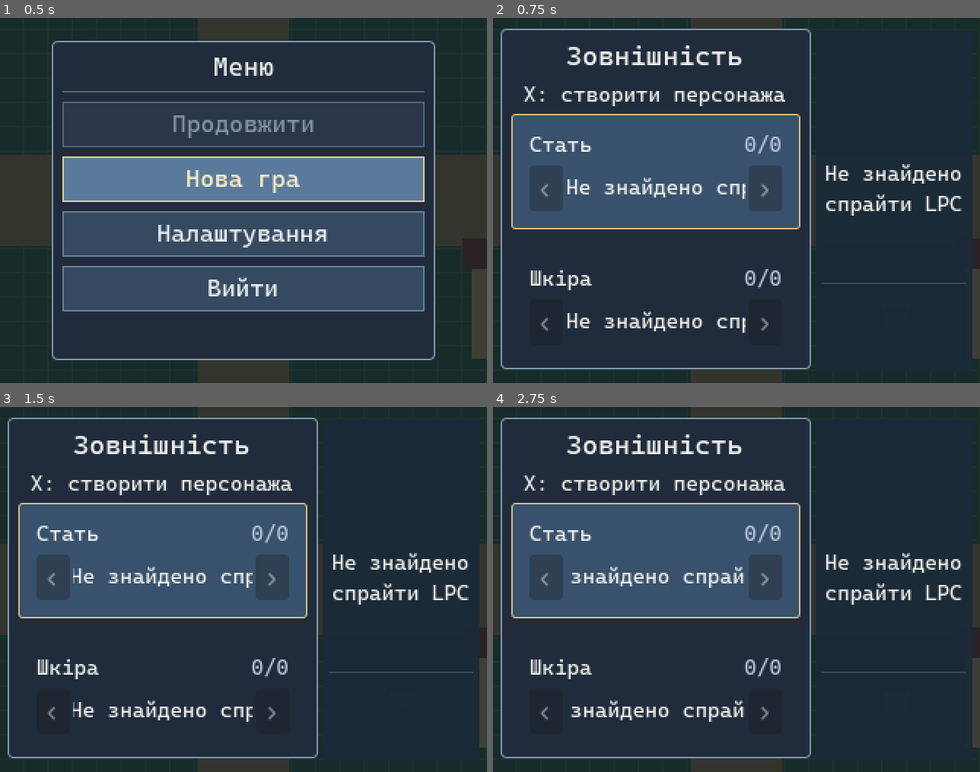
Above: before the commit, frames 1-4 (two rows, left to right).
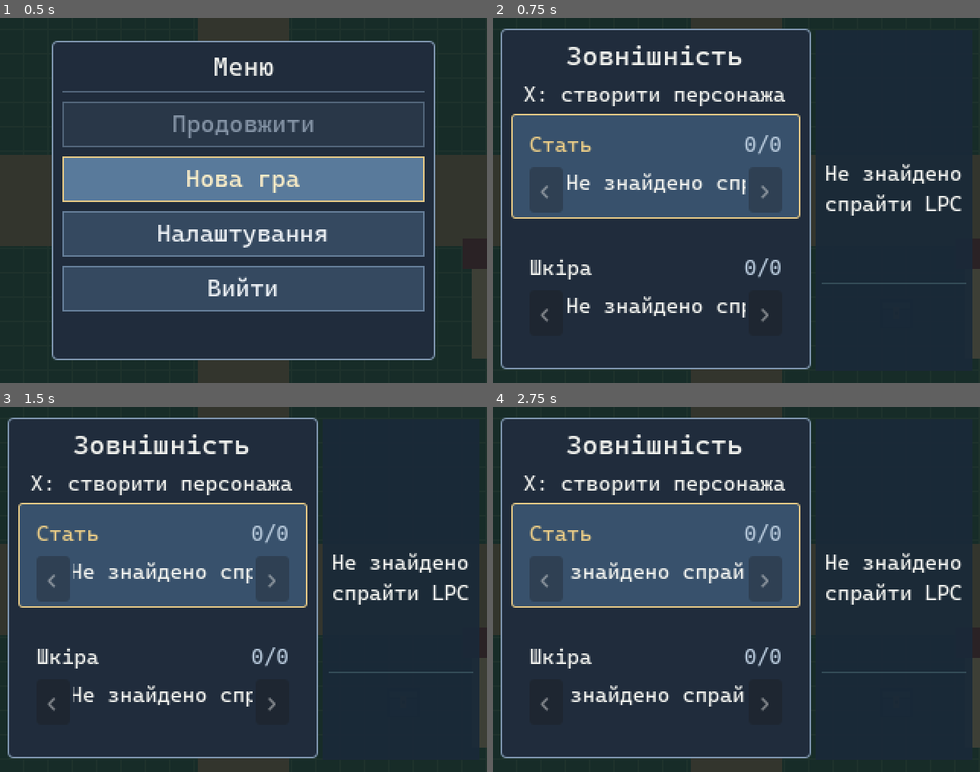
Above: after the commit, the same moments.

Repository: PylSerg/skyval-godot
Game: Godot game, scene res://prototype/camera_test.tscn
The game is run twice, just before and just after one commit, with the same random seed, the same clock (stepped at 60 frames per second) and the same inputs.
Inputs (mouse positions are in pixels of both pictures, inside the frame that each line leads up to):
- Up to frame 1 (0.5 s): no input
- Up to frame 2 (0.75 s): click "Нова гра" at 0.5 s
- Up to frame 3 (1.5 s): tap Enter at 1.25 s; move the mouse to (350, 571) at 1.27 s; click (350, 571) at 1.42 s
- Up to frame 4 (2.75 s): drag from (639, 607) to (712, 662) at 2.02 s

Frame 1 is identical in both runs. In frame 2, 5.3% of the frame differs, in the area x 3-64%, y 32-87%; in frame 3, 5.3%; in frame 4, 5.5%.

Commit message:
Keep backpack first-open counters and arrows in bounds and tint active headings gold

Diff:
--- a/ui/character_creator.gd
+++ b/ui/character_creator.gd
@@ -28,6 +28,7 @@
 # Shared across the standalone Appearance window and all backpack tabs
 # to preserve the small-screen insets and row spacing.
 const MIN_UI_FONT_SIZE := 14
+const ACTIVE_HIGHLIGHT := Color("#e7ca86")
 const PANEL_INSET := 7
 const FIELD_GROUP_SPACING := 12
 const FIELD_CONTENT_PADDING := FIELD_GROUP_SPACING
@@ -338,13 +339,17 @@
         var selected: bool = index == _selected_index
         var style := StyleBoxFlat.new()
         style.bg_color = Color("#38516c") if selected else Color(0, 0, 0, 0)
-        style.border_color = Color("#d9bb82") if selected else Color(0, 0, 0, 0)
+        style.border_color = ACTIVE_HIGHLIGHT if selected else Color(0, 0, 0, 0)
         style.set_border_width_all(1)
         style.set_corner_radius_all(2)
         # Equal 12px content padding on all four sides. The highlighted
         # background and border still span the complete available row.
         style.set_content_margin_all(FIELD_CONTENT_PADDING)
         field_panel.add_theme_stylebox_override("panel", style)
+        if index < _row_labels.size():
+            var name: Label = _row_labels[index]
+            if is_instance_valid(name):
+                name.add_theme_color_override("font_color", ACTIVE_HIGHLIGHT if selected else Color("#f0f1ed"))
 
 
 func _current_fields() -> Array:
@@ -621,7 +626,7 @@
         var selected: bool = index == _active_tab
         var style := StyleBoxFlat.new()
         style.bg_color = Color("#597a9b") if selected else Color("#354960")
-        style.border_color = Color("#e7ca86") if selected else Color("#667f9a")
+        style.border_color = ACTIVE_HIGHLIGHT if selected else Color("#667f9a")
         style.set_border_width_all(1)
         style.set_content_margin_all(2)
         style.set_content_margin(SIDE_LEFT, TAB_HORIZONTAL_PADDING)
@@ -630,7 +635,10 @@
         var hover := style.duplicate() as StyleBoxFlat
         hover.bg_color = Color("#6a8cac") if selected else Color("#4c6986")
         tab.add_theme_stylebox_override("hover", hover)
-        tab.add_theme_color_override("font_color", Color("#fff0c8") if selected else Color("#edf1f5"))
+        var tab_text: Color = ACTIVE_HIGHLIGHT if selected else Color("#edf1f5")
+        tab.add_theme_color_override("font_color", tab_text)
+        tab.add_theme_color_override("font_hover_color", tab_text)
+        tab.add_theme_color_override("font_pressed_color", tab_text)
 
 
 func _reveal_active_tab() -> void:
@@ -818,32 +826,38 @@
         field_box.add_theme_constant_override("separation", FIELD_INNER_SPACING)
         field_panel.add_child(field_box)
 
-        # A right-aligned 1/N indicator shares the heading line with
-        # the field name; both remain at least 14px at 320x240.
-        var heading_row := HBoxContainer.new()
-        heading_row.add_theme_constant_override("separation", 2)
+        # Never let a heading or a long translated item name enlarge the
+        # field beyond the 320x240 inventory column. Fixed anchors keep
+        # the counter and BOTH arrows visible on the very first opening.
+        var heading_row := Control.new()
+        heading_row.custom_minimum_size.y = 18
+        heading_row.size_flags_horizontal = Control.SIZE_EXPAND_FILL
         field_box.add_child(heading_row)
 
-        # Readable 14px headings fit alongside their counters inside
-        # the symmetric 12px field padding.
         var name_label := _label(MIN_UI_FONT_SIZE)
         name_label.text = _tr("field." + key)
-        name_label.custom_minimum_size.y = 17
-        name_label.size_flags_horizontal = Control.SIZE_EXPAND_FILL
         heading_row.add_child(name_label)
+        name_label.anchor_right = 1.0
+        name_label.anchor_bottom = 1.0
+        name_label.offset_right = -46.0
+        name_label.clip_text = true
         _row_labels.append(name_label)
 
         var counter_label := _label(MIN_UI_FONT_SIZE)
-        counter_label.custom_minimum_size.x = 44
         counter_label.horizontal_alignment = HORIZONTAL_ALIGNMENT_RIGHT
         counter_label.add_theme_color_override("font_color", Color("#b5c7d9"))
         counter_label.text = _field_counter(key)
         heading_row.add_child(counter_label)
+        counter_label.anchor_left = 1.0
+        counter_label.anchor_right = 1.0
+        counter_label.offset_left = -44.0
+        counter_label.offset_right = 0.0
+        counter_label.offset_bottom = 18.0
         _row_counters[key] = counter_label
 
-        var choice_row := HBoxContainer.new()
-        choice_row.custom_minimum_size.y = 21
-        choice_row.add_theme_constant_override("separation", 2)
+        var choice_row := Control.new()
+        choice_row.custom_minimum_size.y = 22
+        choice_row.size_flags_horizontal = Control.SIZE_EXPAND_FILL
         field_box.add_child(choice_row)
 
         var previous := _button()
@@ -851,16 +865,20 @@
         previous.custom_minimum_size = Vector2(22, 21)
         previous.disabled = not _can_adjust_field(key, -1)
         choice_row.add_child(previous)
+        previous.position = Vector2.ZERO
+        previous.size = Vector2(22, 21)
         previous.pressed.connect(_adjust.bind(key, -1, index))
 
-        # Clipped area between arrows. Long localized names are never
-        # shortened: their full text scrolls left and back continuously.
+        # A fixed clipped viewport extends only between the arrow slots.
+        # Its label may move left/right but cannot resize the row itself.
         var value_window := Control.new()
-        value_window.custom_minimum_size.y = 21
-        value_window.size_flags_horizontal = Control.SIZE_EXPAND_FILL
         value_window.clip_contents = true
         value_window.mouse_filter = Control.MOUSE_FILTER_IGNORE
         choice_row.add_child(value_window)
+        value_window.anchor_right = 1.0
+        value_window.offset_left = 24.0
+        value_window.offset_right = -24.0
+        value_window.offset_bottom = 21.0
 
         var value_label := _label(MIN_UI_FONT_SIZE)
         value_label.clip_text = false
@@ -878,6 +896,11 @@
         following.custom_minimum_size = Vector2(22, 21)
         following.disabled = not _can_adjust_field(key, 1)
         choice_row.add_child(following)
+        following.anchor_left = 1.0
+        following.anchor_right = 1.0
+        following.offset_left = -22.0
+        following.offset_right = 0.0
+        following.offset_bottom = 21.0
         following.pressed.connect(_adjust.bind(key, 1, index))
         _field_arrows[key] = [previous, following]
 
@@ -967,6 +990,11 @@
 func _refresh_all_value_marquees() -> void:
     if not _opened:
         return
+    # Initial creation happens while the panel is still being laid out.
+    # Measure the label only after the column and arrow anchors settle.
+    await get_tree().process_frame
+    if not _opened:
+        return
     for field_key in _value_windows.keys():
         _update_value_marquee(str(field_key))
 
